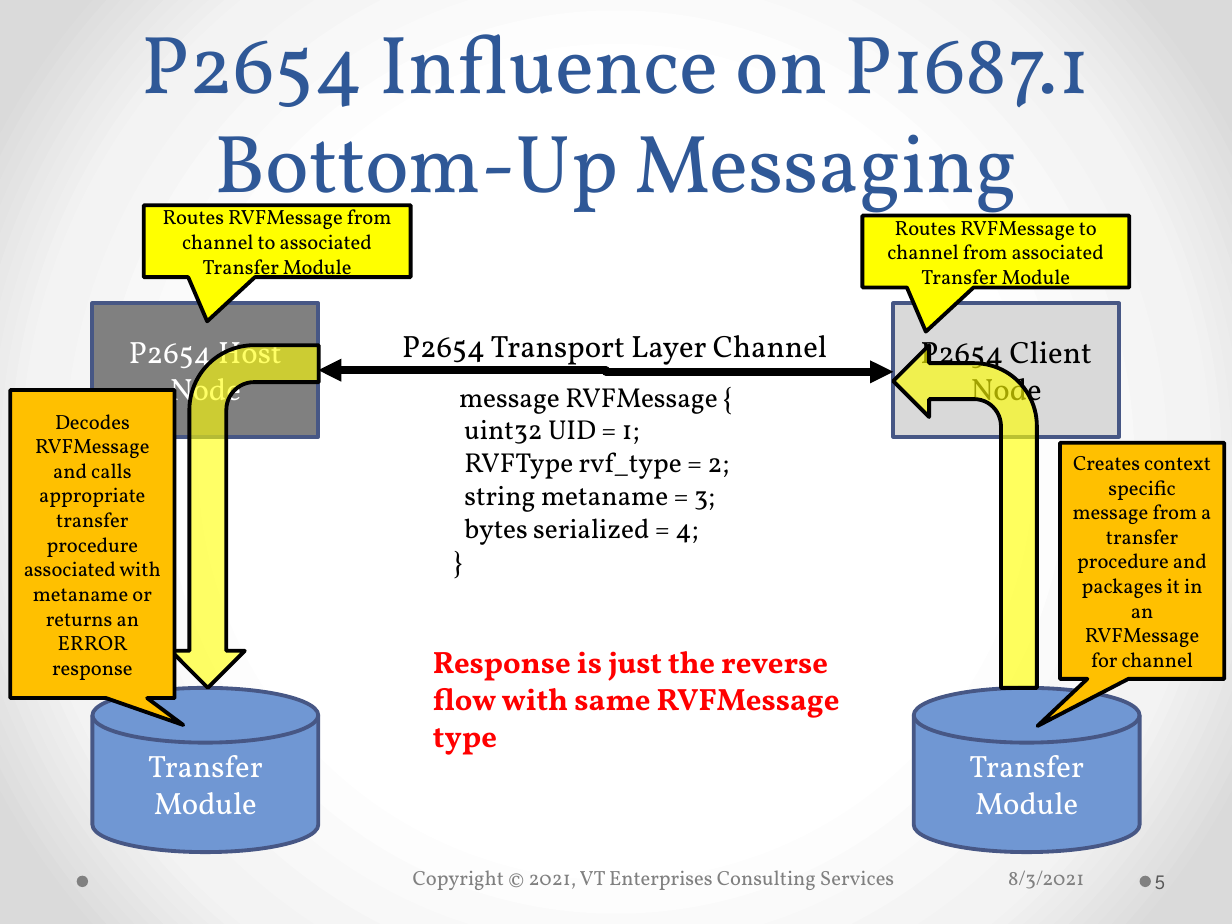
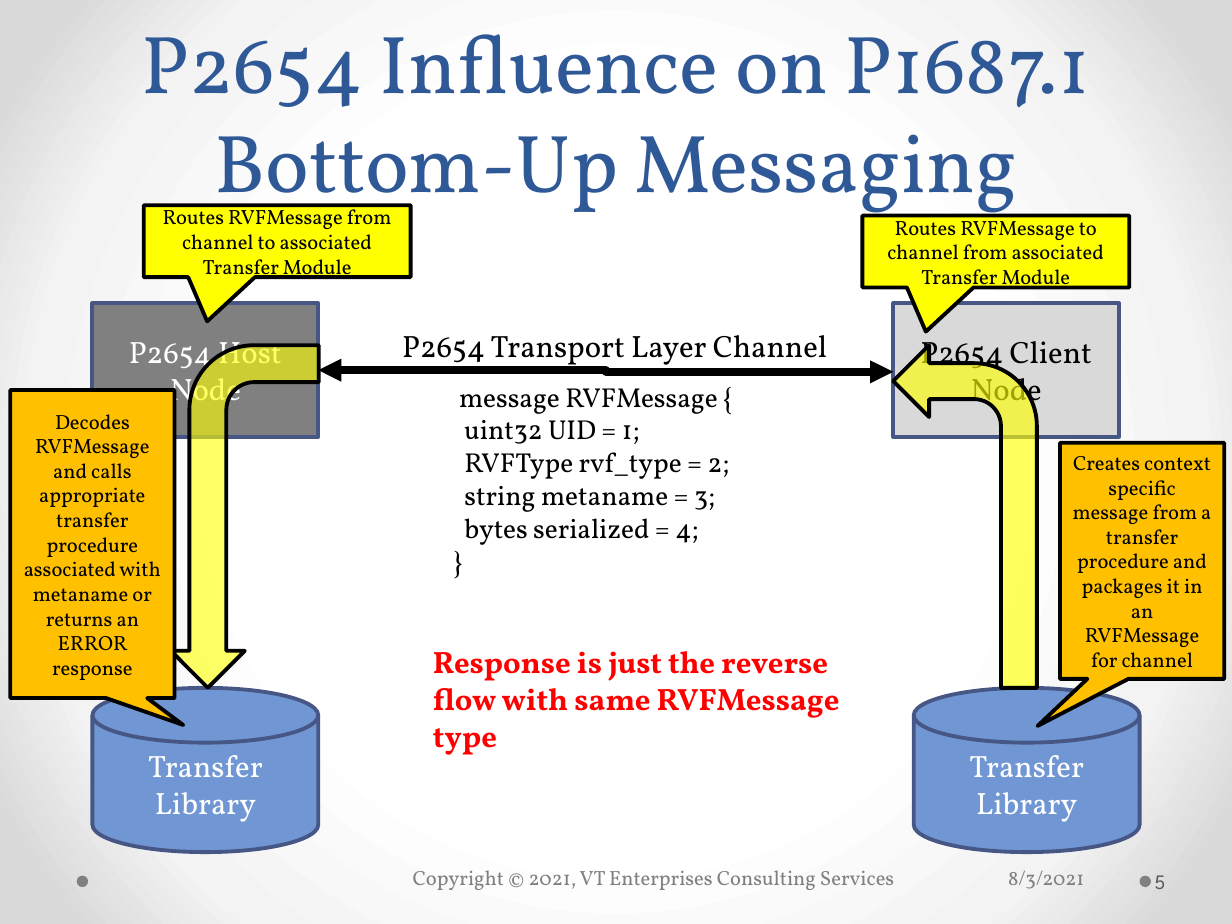
Before and after one commit to bradfordvt/P2654Model2, a slide deck: slide 5 of docs/MJBUnification20210720.pptx. Drawn at 1232x924 pixels with LibreOffice and Linux fonts; fonts in the diff are those of the drawing; background and template pictures are left out. Boxes give left, top, right and bottom in pixels: in the first picture for what was removed or moved away, otherwise in the second. Text is boxed around its words. In the diff, an @@ line names an element or a change of style, - is before the commit and + after.

```diff
--- a/docs/MJBUnification20210720.pptx
+++ b/docs/MJBUnification20210720.pptx
@@ text in cylinder at (148, 755, 263, 822): text changed @@
-Transfer Module
+Transfer Library
@@ text in cylinder at (969, 755, 1084, 822): text changed @@
-Transfer Module
+Transfer Library
```
Also in this commit, not shown: 4 other slides changed.
